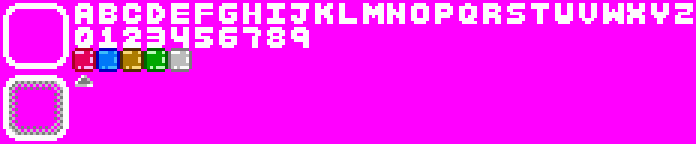
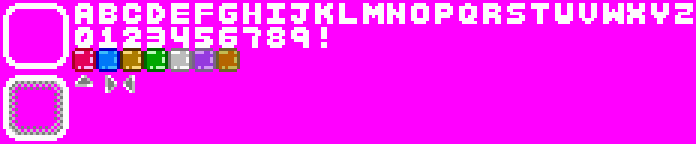
Comparing the layer stacks of the two 696 × 144 images. Changes:
painted on "Layer" over (105, 27, 327, 93)
